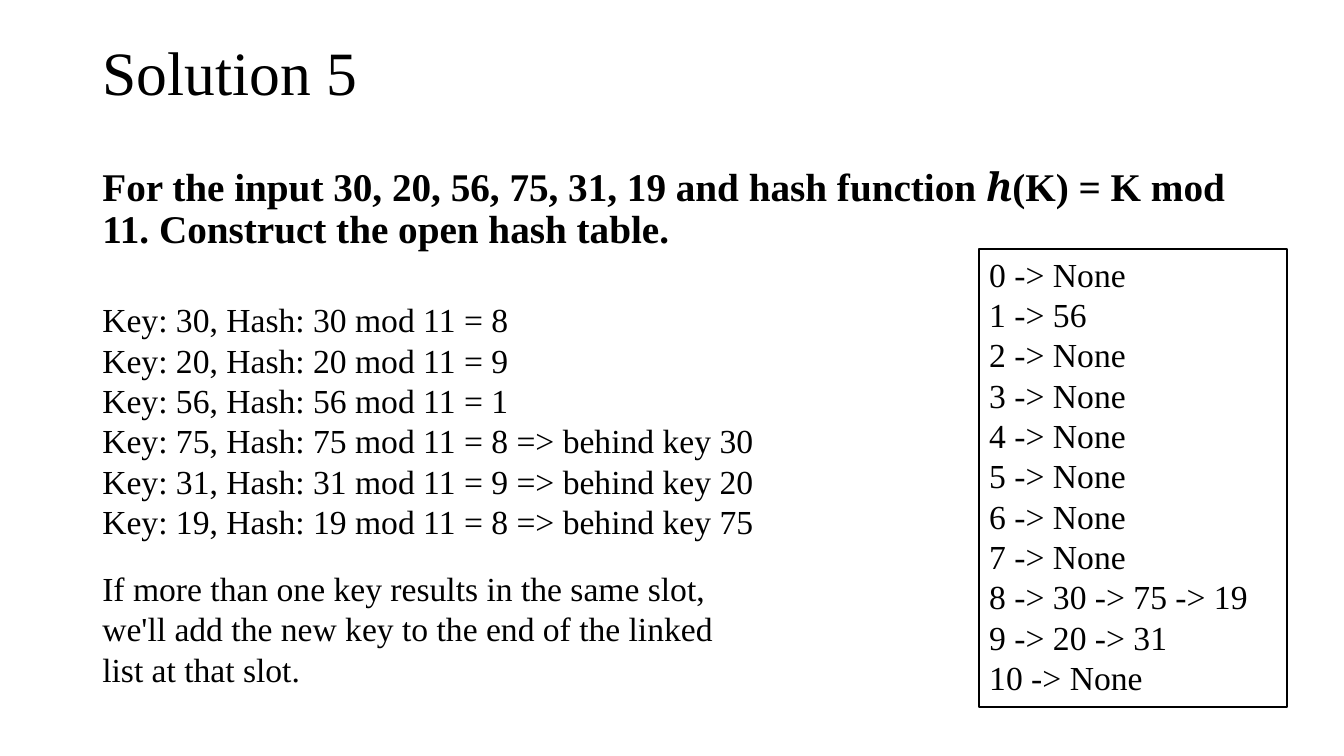
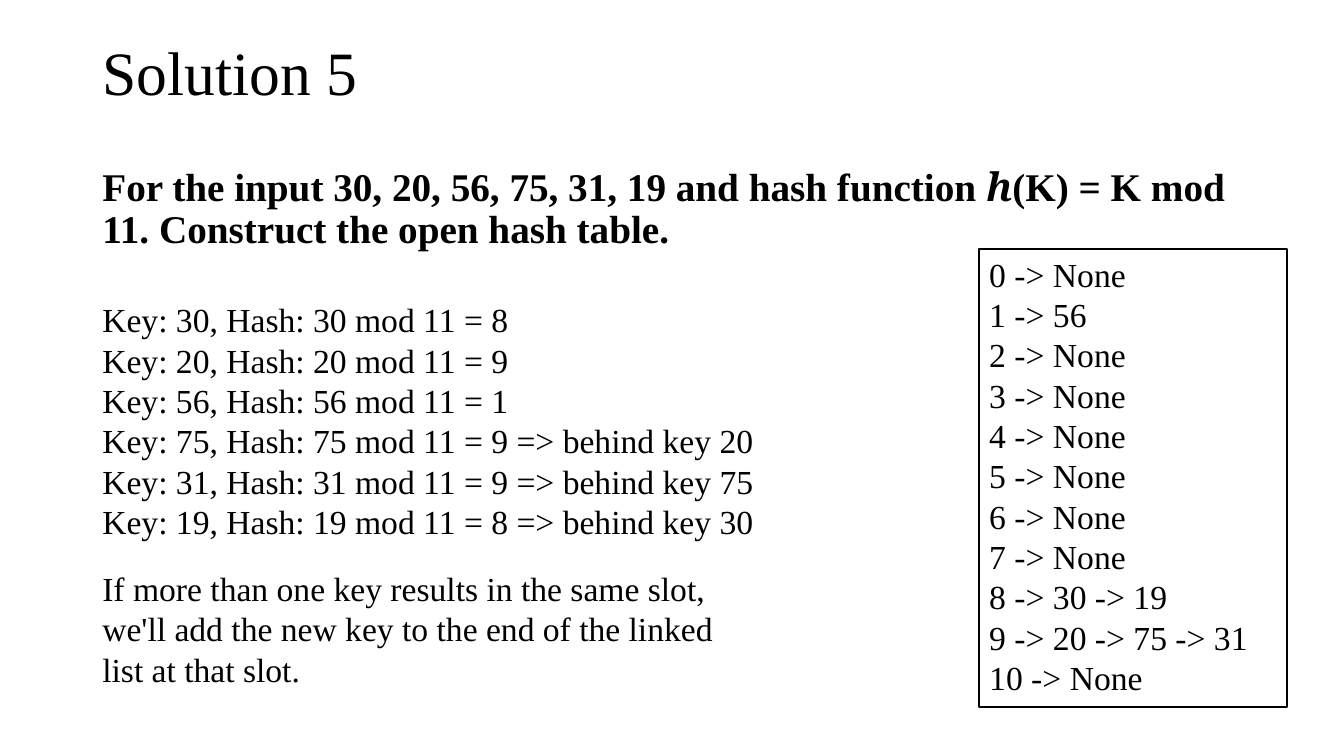
Before and after one commit to tamlhp/2801ict-public, a slide deck: slide 41 of week-7&8/problem-set/2801ict-week7&8.pptx. Drawn at 1344x756 pixels with LibreOffice and Linux fonts; fonts in the diff are those of the drawing. Boxes give left, top, right and bottom in pixels: in the first picture for what was removed or moved away, otherwise in the second. Text is boxed around its words. In the diff, an @@ line names an element or a change of style, - is before the commit and + after.

```diff
--- a/week-7&8/problem-set/2801ict-week7&8.pptx
+++ b/week-7&8/problem-set/2801ict-week7&8.pptx
@@ text at box(102, 429, 754, 541): text changed @@
-Key: 75, Hash: 75 mod 11 = 8 => behind key 30
-Key: 31, Hash: 31 mod 11 = 9 => behind key 20
-Key: 19, Hash: 19 mod 11 = 8 => behind key 75
+Key: 75, Hash: 75 mod 11 = 9 => behind key 20
+Key: 31, Hash: 31 mod 11 = 9 => behind key 75
+Key: 19, Hash: 19 mod 11 = 8 => behind key 30
@@ text in rectangle at box(989, 586, 1248, 651): text changed @@
-8 -> 30 -> 75 -> 19
-9 -> 20 -> 31
+8 -> 30 -> 19
+9 -> 20 -> 75 -> 31
```
Also in this commit, not shown: 3 other slides changed.
